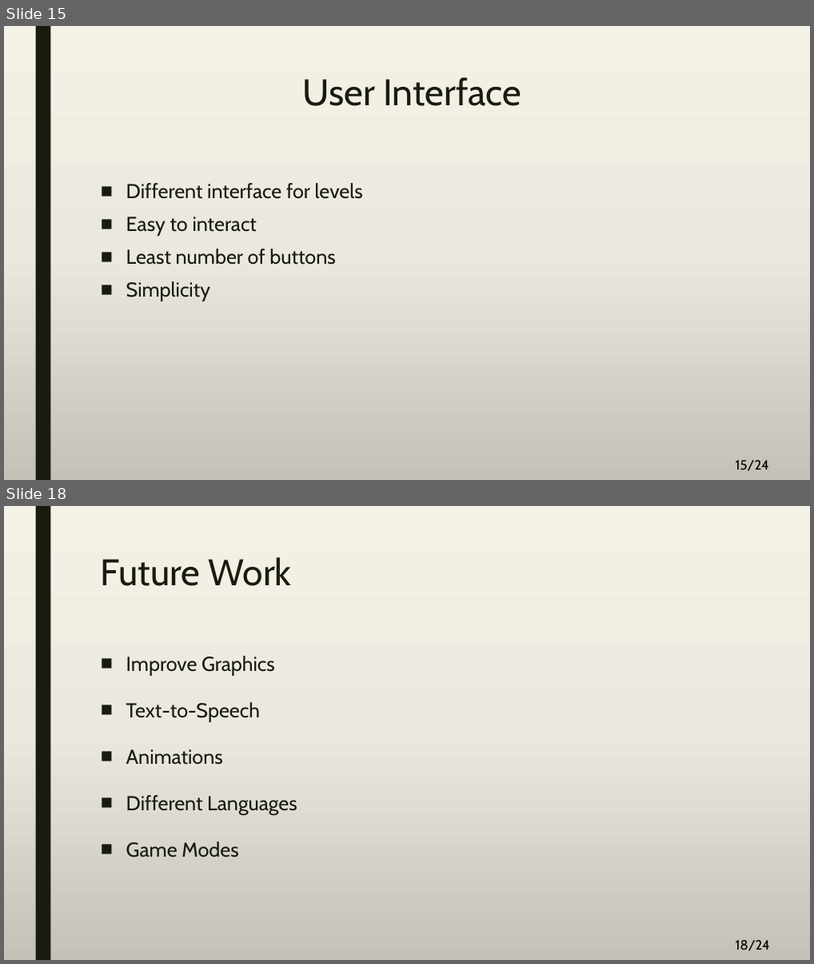
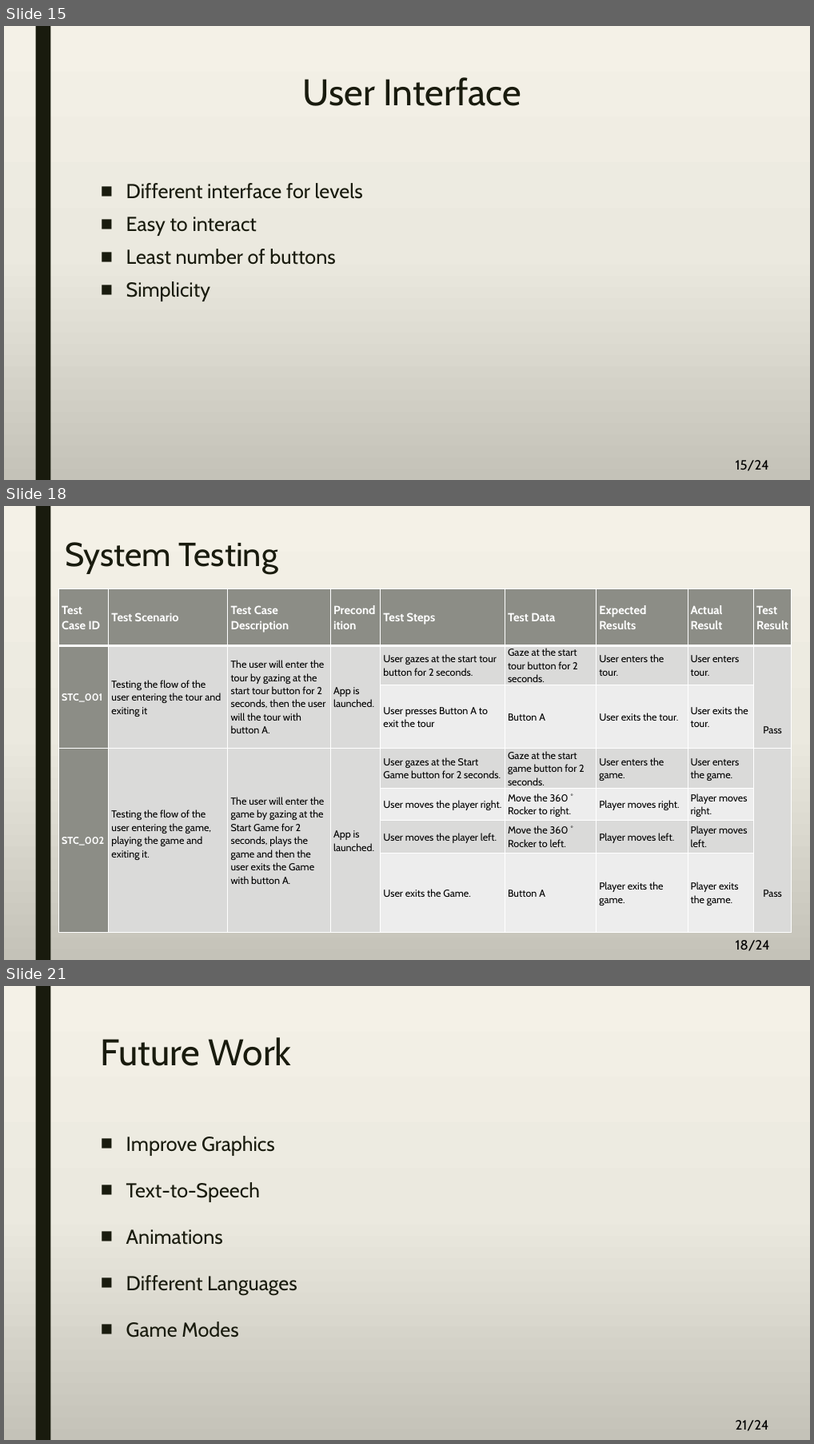
Before and after one commit to A-3li/Capstone, a slide deck: Final.pptx. Shown one above the other, each under a label of ours: slides 15 and 18 before the commit, slides 15, 18 and 21 after it; the slides between them are not shown. The pictures are 814x964 and 814x1444 pixels, drawn with LibreOffice and Linux fonts; fonts in the diff are those of the drawing. Boxes give left, top, right and bottom in pixels: in the first picture for what was removed or moved away, otherwise in the second. Text is boxed around its words. In the diff, an @@ line names an element or a change of style, - is before the commit and + after.

```diff
--- a/Final.pptx
+++ b/Final.pptx
@@ slide 18 added at (4, 506, 810, 960), background gradient #F4F2E7 to #EBEAE0 to #C4C3B9; not listed: 2 template elements that a slide beside it also shows @@
@@ title added at (65, 542, 278, 575), 39.6 pt, text #191B0E @@
+System Testing
@@ table added at (59, 589, 792, 930), 7 rows, 9 columns @@
+Test Case ID | Test Scenario | Test Case Description | Precondition | Test Steps | Test Data | Expected Results | Actual Result | Test / Result
+STC_001 | Testing the flow of the user entering the tour and exiting it | The user will enter the tour by gazing at the start tour button for 2 seconds, then the user will the tour with button A. | App is launched. | User gazes at the start tour button for 2 seconds. | Gaze at the start tour button for 2 seconds. | User enters the tour. | User enters tour. | Pass
+ |  |  |  | User presses Button A to exit the tour | Button A | User exits the tour. | User exits the tour. | 
+STC_002 | Testing the flow of the user entering the game, playing the game and exiting it. | The user will enter the game by gazing at the Start Game for 2 seconds, plays the game and then the user exits the Game with button A. | App is launched. | User gazes at the Start Game button for 2 seconds. | Gaze at the start game button for 2 seconds. | User enters the game. | User enters the game. | Pass
+ |  |  |  | User moves the player right. | Move the 360 ˚ Rocker to right. | Player moves right. | Player moves right. | 
+ |  |  |  | User moves the player left. | Move the 360 ˚ Rocker to left. | Player moves left. | Player moves left. | 
+ |  |  |  | User exits the Game. | Button A | Player exits the game. | Player exits the game. | 
@@ what was slide 18 is now slide 21 @@
@@ page number at (736, 1420, 770, 1431): text changed @@
-18/24
+21/24
```
Also in this commit, not shown: 1 slide changed, 3 other slides added, 1 slide removed.
